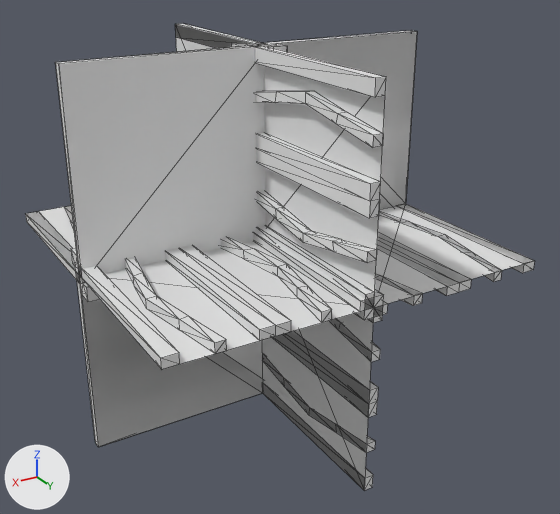
Before and after pictures for a commit that changed the OBJ model Data/bmc/tiles/t_134.obj.
Rendered twice from a 50 mm camera at (0.959, 1.698, 0.772) aimed at (-0.032, 0.046, -0.054). The axes (+X, +Y, +Z) are drawn at lower left. The lights are the same throughout. Mesh edges are drawn as thin lines. Where no turn or scale is listed for an object, it has been applied to the vertices.

The first picture shows 't_134'.
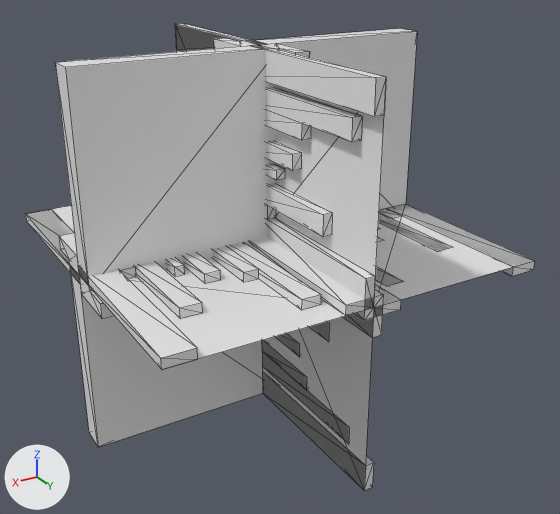
Pixel boxes (x1, y1, x2, y2) of what changed, in the pictures (560 x 514 px; the box of a moved part takes in the faces that stretch with it):
part 1 of me_t_134, added: after (275, 333, 300, 356)
part 2 of me_t_134, rebuilt: before (256, 91, 383, 148); after (266, 88, 362, 142)
part 3 of me_t_134, rebuilt: before (221, 237, 332, 323); after (212, 242, 321, 310)
part 4 of me_t_134, rebuilt: before (165, 245, 291, 341); after (183, 253, 221, 284)
part 5 of me_t_134, rebuilt: before (256, 133, 381, 218); after (266, 141, 302, 171)
part 6 of me_t_134, rebuilt: before (376, 274, 422, 306); after (376, 267, 400, 286)
part 7 of me_t_134, rebuilt: before (262, 353, 375, 453); after (262, 340, 349, 444)
part 8 of me_t_134, added: after (266, 164, 285, 180)
part 9 of me_t_134, added: after (166, 257, 185, 276)
part 10 of me_t_134, deleted: before (378, 235, 471, 296)
part 11 of me_t_134, deleted: before (275, 332, 378, 417)
part 12 of me_t_134, moved or reshaped: before (26, 24, 534, 490); after (34, 24, 534, 490)

The edits, one by one:
me_t_134 is used by ob_t_134; location (0.0, 0.0, 0.0).
me_t_134 had 415 vertices, 798 faces and spanned x -0.5..0.5, y -0.5..0.5, z -0.5..0.5.
me_t_134 now has 351 vertices, 648 faces and spans x -0.5..0.5, y -0.5..0.5, z -0.5..0.5.
me_t_134 part 1: a new loose piece, a box spanning x -0.025..0.0, y 0.0..0.2, z -0.277..-0.237.
me_t_134 part 2: the loose piece of 38 vertices spanning x -0.025..0.025, y -0.5..0.5, z 0.362..0.429 is rebuilt with 25 vertices and now spans x -0.025..0.025, y -0.429..0.429, z 0.318..0.408.
me_t_134 part 3: the loose piece of 38 vertices spanning x 0.071..0.138, y -0.5..0.5, z -0.025..0.025 is rebuilt with 25 vertices and now spans x 0.092..0.182, y -0.429..0.429, z -0.025..0.025.
me_t_134 part 4: the loose piece of 21 vertices spanning x 0.213..0.287, y -0.5..0.5, z -0.025..0.025 is rebuilt with 14 vertices and now spans x 0.223..0.263, y -0.2..0.2, z -0.025..0.025.
me_t_134 part 5: the loose piece of 21 vertices spanning x -0.025..0.025, y -0.5..0.5, z 0.212..0.288 is rebuilt with 14 vertices and now spans x -0.025..0.025, y -0.2..0.2, z 0.237..0.277.
me_t_134 part 6: the loose piece of 20 vertices spanning x -0.138..-0.071, y 0.0..0.5, z -0.025..0.0 is rebuilt with 14 vertices and now spans x -0.182..-0.092, y 0.0..0.429, z -0.025..0.0.
me_t_134 part 7: the loose piece of 20 vertices spanning x -0.025..0.0, y 0.0..0.5, z -0.429..-0.363 is rebuilt with 14 vertices and now spans x -0.025..0.0, y 0.0..0.429, z -0.408..-0.318.
me_t_134 part 8: a new loose piece of 14 vertices spanning x -0.025..0.025, y -0.126..0.126, z 0.193..0.218.
me_t_134 part 9: a new loose piece of 14 vertices spanning x 0.282..0.307, y -0.126..0.126, z -0.025..0.025.
me_t_134 part 10: the loose piece of 12 vertices spanning x -0.287..-0.213, y 0.0..0.5, z -0.025..0.0 is deleted.
me_t_134 part 11: the loose piece of 12 vertices spanning x -0.025..0.0, y 0.0..0.5, z -0.288..-0.213 is deleted.
me_t_134 part 12: 190 vertices removed from x -0.5..0.5, y -0.5..0.5, z -0.5..0.5; 142 vertices added at x -0.5..0.5, y -0.5..0.5, z -0.5..0.5.
